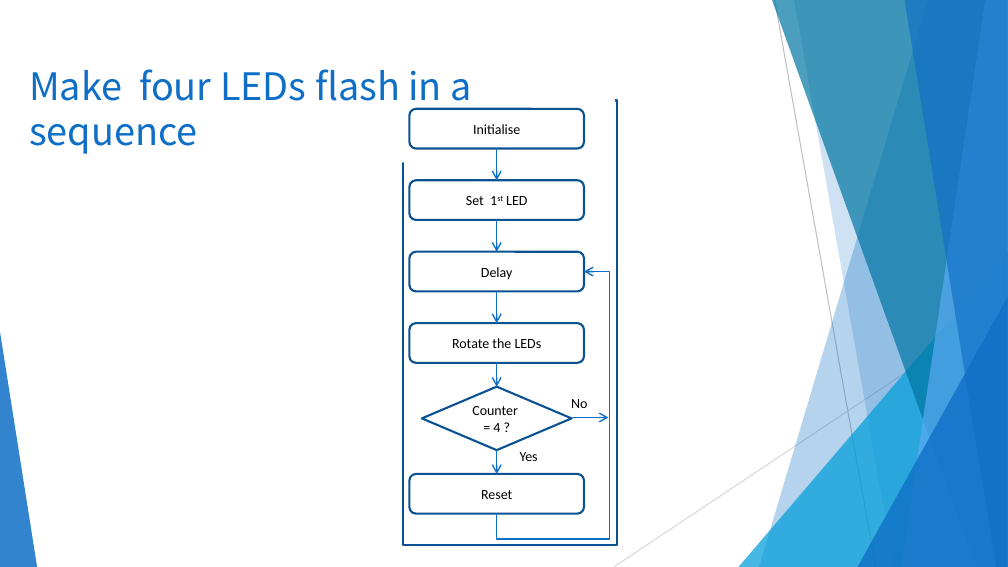
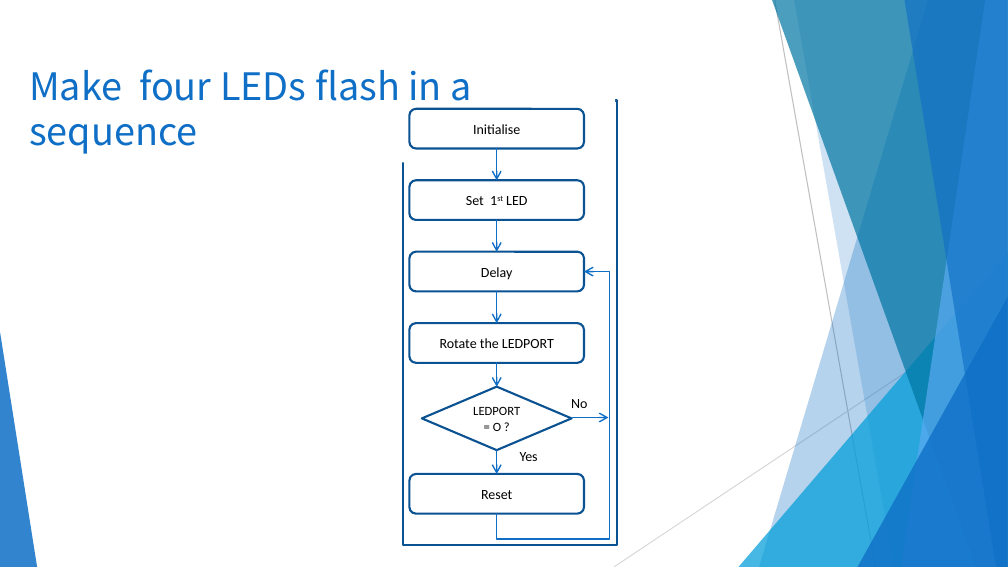
Before and after one commit to GreatCowBASIC/Demonstration_Sources, a slide deck: slide 10 of Vendor_Boards/Great_Cow_Basic_Demo_Board/16F17556_chiprange_demonstrations/tutorials/GCBASIC_Part2.pptx (slide 9 before the commit). Drawn at 1008x567 pixels with LibreOffice and Linux fonts; fonts in the diff are those of the drawing; background and template pictures are left out. Boxes give left, top, right and bottom in pixels: in the first picture for what was removed or moved away, otherwise in the second. Text is boxed around its words. In the diff, an @@ line names an element or a change of style, - is before the commit and + after.

```diff
--- a/Vendor_Boards/Great_Cow_Basic_Demo_Board/16F17556_chiprange_demonstrations/tutorials/GCBASIC_Part2.pptx
+++ b/Vendor_Boards/Great_Cow_Basic_Demo_Board/16F17556_chiprange_demonstrations/tutorials/GCBASIC_Part2.pptx
@@ text in rounded rectangle at [440, 338, 554, 348]: text changed @@
-Rotate the LEDs
+Rotate the LEDPORT
@@ text in diamond at [473, 407, 520, 431]: text changed; size 10 to 9 pt @@
-Counter = 4 ?
+LEDPORT = O ?
```
Also in this commit, not shown: 9 other slides changed, 1 slide added, 31 other files.
